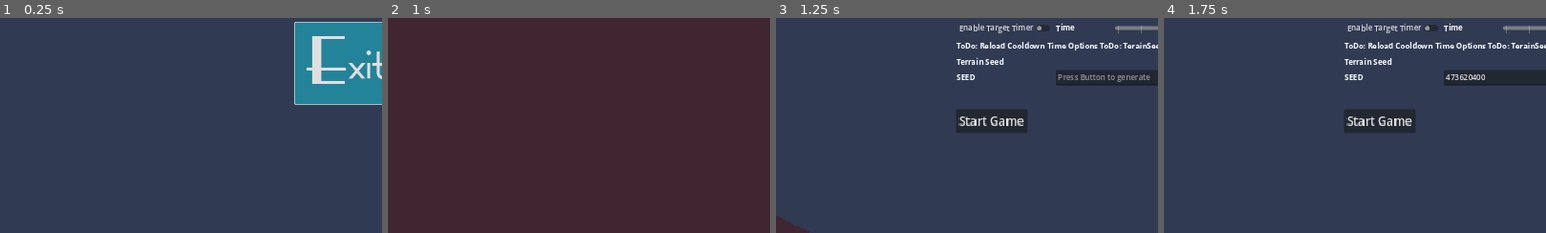
Above: before the commit, frames 1-4 (left to right).
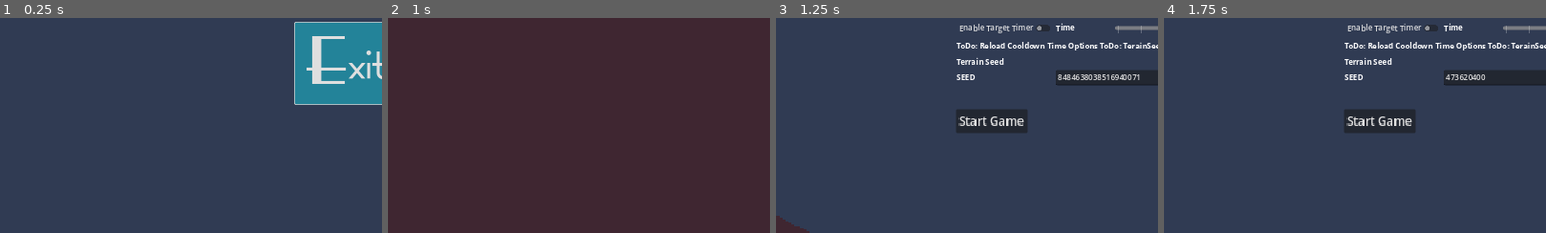
Above: after the commit, the same moments.

Repository: Coding-4Fun/Just4Fun_Mini_Shootergame
Game: Godot game, scene res://UI/MainMenuUI/MainMenuUI.tscn
Two runs of this game, one before a commit and one after it. Both use one fixed random seed, a clock stepped at 60 frames per second and the inputs below.
Inputs (mouse positions are % of the whole screen's width and height, from its top left):
- Up to frame 1 (0.25 s): no input
- Up to frame 2 (1 s): click "Play" at 0.5 s
- Up to frame 3 (1.25 s): no input
- Up to frame 4 (1.75 s): click (61, 64) at 1.25 s
The pictures show only the part of the screen within x 5-55%, y 50-100%; the shares and areas given below are measured in that part.

Frames 1-2 are identical in both runs. In frame 3, 0.5% of the frame differs, in the area x 73-98%, y 26-30%; in frame 4, nothing differs.
Error in both runs: Attempt to call function 'get_as_text' in base 'null instance' on a null instance. (res://Globals/GameConfig/config.gd:78)

Commit message:
Chg: Next step preparation for using seed generation

Diff:
--- a/UI/GameSettingsDialog/game_settings.gd
+++ b/UI/GameSettingsDialog/game_settings.gd
@@ -11,6 +11,7 @@
 
 var playerhaschange : bool = false
 var randomseedchanged : bool = false
+var randomseedhash : int = -1
 
 
 # Called when the node enters the scene tree for the first time.
@@ -28,6 +29,9 @@
 	tex_butt_copy_seed.pressed.connect(_on_tex_butt_copy_seed)
 	tex_butt_paste_seed.pressed.connect(_on_tex_butt_paste_seed)
 
+	line_edit_generate_random_seed.text = str(Preloads.rng.state)
+	#Config.get_configdata_value("GameRandom")
+
 	print("GameSettings -> RandomSeedGenerator: Seed -> %s" % str(Preloads.rng.seed))
 	print("GameSettings -> RandomSeedGenerator: State -> %s" % str(Preloads.rng.state))
 	print("GameSettings -> RandomSeedGenerator: Hash -> %s" % str(hash(Preloads.rng.seed)))
@@ -42,10 +46,11 @@
 func _on_butt_start_game_pressed() -> void:
 	if playerhaschange:
 		SignalBus.ConfigValueChanged.emit("GamePlayerName", line_edit_user_name.text)
-	print("GameSettings Seed: %s" % str(Preloads.rng.seed))
-	SignalBus.ConfigSaveDataToFile.emit()
+
+	if randomseedchanged:
+		pass
+
 	ScreenTransition.transition_to_packedscene(Preloads.MainGameScene)
-
 	await ScreenTransition.transitioned_halfway
 
 
@@ -60,18 +65,24 @@
 
 func _on_line_edit_generate_random_seed_changed(_new_text : String) -> void:
 	randomseedchanged = true
+	randomseedhash = hash(str(_new_text))
 	print("RANDOMSEED Changed")
 
 
 func _on_line_edit_generate_random_seed_text_submitted(_new_text : String) -> void:
+	randomseedhash = hash(str(_new_text))
+	randomseedchanged = true
 	print("Custom Submitted")
 	pass
 
 
 func _on_tex_butt_generate_random_seed() -> void:
 	#Preloads.rng.randomize()
-	randomseedchanged = false
-	line_edit_generate_random_seed.text = str(Preloads.rng.randi())
+	if randomseedchanged:
+		randomseedchanged = false
+		Preloads._initRNG()
+
+	line_edit_generate_random_seed.text = str(Preloads.rng.randi()) # Hashing ???
 	#signi()
 	print("RandomSeedGenerator: Number -> %s" % line_edit_generate_random_seed.text)
 	print("RandomSeedGenerator: Seed -> %s" % str(Preloads.rng.seed))
@@ -87,4 +98,5 @@
 
 func _on_tex_butt_paste_seed() -> void:
 	line_edit_generate_random_seed.text = DisplayServer.clipboard_get()
+	randomseedchanged = true
 	pass
